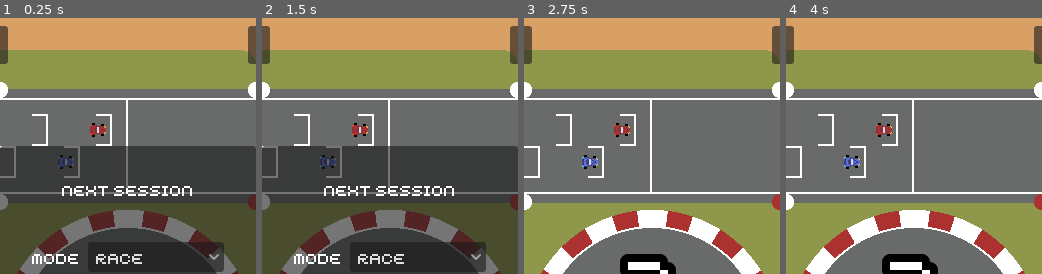
Above: before the commit, frames 1-4 (left to right).
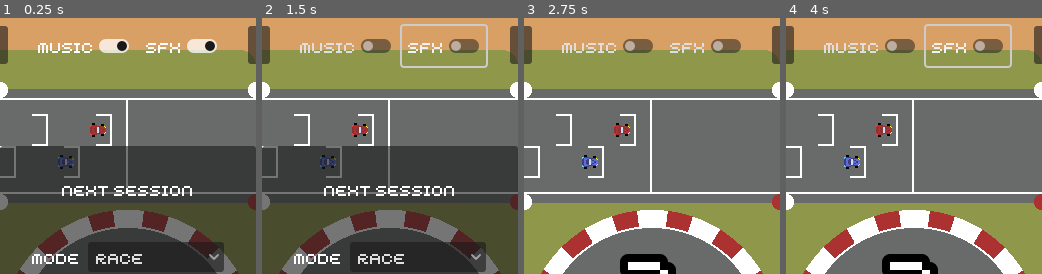
Above: after the commit, the same moments.

Repository: Alexander-Jordan/indy-500-godot
Game: Godot game, scene res://stages/main.tscn
Same seed, same stepped clock (60 frames per second), same inputs: the game is played once before the commit and once after it.
Inputs (mouse positions are % of the whole screen's width and height, from its top left):
- Up to frame 1 (0.25 s): no input
- Up to frame 2 (1.5 s): click (41, 5) at 0.5 s, where only the run after the commit has a clickable "MUSIC"; click (61, 5) at 1.25 s, where only the run after the commit has a clickable "SFX"
- Up to frame 3 (2.75 s): click "CONFIRM" at 2 s
- Up to frame 4 (4 s): click (61, 5) at 2.75 s, where only the run after the commit has a clickable "SFX"; click (61, 5) at 3.5 s, where only the run after the commit has a clickable "SFX"
The pictures show only the part of the screen within x 25-75%, y 0-50%; the shares and areas given below are measured in that part.

The runs differ from the first frame. In frame 1, 1.8% of the frame differs, in the area x 14-85%, y 8-14%; in frame 2, 2.5%, in the area x 14-89%, y 2-20%; in frame 3, 1.7%; in frame 4, 2.5%.

Commit message:
Add save system, and start using it by implementing a config for the audio, and save/load it proparly

Diff:
--- a/project.godot
+++ b/project.godot
@@ -19,6 +19,7 @@
 
 GM="*res://utilities/game_manager/game_manager.gd"
 SM="*res://utilities/session_manager/session_manager.gd"
+SS="*res://utilities/save_system/save_system.gd"
 
 [display]
 
--- a/stages/main.tscn
+++ b/stages/main.tscn
@@ -13,6 +13,7 @@
 [ext_resource type="PackedScene" uid="uid://c5g83xfmsr2l5" path="res://ui/laps/ui_laps.tscn" id="7_byaf2"]
 [ext_resource type="PackedScene" uid="uid://d3ruiod47r6xq" path="res://ui/count_down/count_down.tscn" id="10_06h8b"]
 [ext_resource type="AudioStream" uid="uid://buidtqcplq6aj" path="res://assets/music/gaming-music-8-bit-console-play-background-intro-theme-278382.mp3" id="13_1k4el"]
+[ext_resource type="PackedScene" uid="uid://b8ej8p02ra7an" path="res://ui/config/ui_config.tscn" id="13_v8qa1"]
 
 [sub_resource type="WorldBoundaryShape2D" id="WorldBoundaryShape2D_72s8x"]
 normal = Vector2(0, 1)
@@ -175,6 +176,11 @@
 [node name="UISessionSettings" parent="CanvasLayer/MarginContainer" instance=ExtResource("6_byaf2")]
 layout_mode = 2
 
+[node name="UIConfig" parent="CanvasLayer/MarginContainer" instance=ExtResource("13_v8qa1")]
+layout_mode = 2
+size_flags_horizontal = 4
+size_flags_vertical = 0
+
 [node name="AudioStreamPlayer" type="AudioStreamPlayer" parent="."]
 stream = ExtResource("13_1k4el")
 volume_db = -12.0
--- /dev/null
+++ b/ui/config/ui_config.gd
@@ -0,0 +1,29 @@
+class_name UIConfig extends Control
+
+@onready var check_button_music: CheckButton = $HBoxContainer/check_button_music
+@onready var check_button_sfx: CheckButton = $HBoxContainer/check_button_sfx
+
+var sfx_bus_index:int
+var music_bus_index:int
+
+func _ready() -> void:
+	music_bus_index = AudioServer.get_bus_index('music')
+	sfx_bus_index = AudioServer.get_bus_index('sfx')
+	AudioServer.set_bus_mute(music_bus_index, !SS.config.audio.music)
+	AudioServer.set_bus_mute(sfx_bus_index, !SS.config.audio.sfx)
+
+	check_button_music.toggled.connect(on_music_toggled)
+	check_button_sfx.toggled.connect(on_sfx_toggled)
+
+	check_button_music.set_pressed_no_signal(SS.config.audio.music)
+	check_button_sfx.set_pressed_no_signal(SS.config.audio.sfx)
+
+func on_music_toggled(toggled_on: bool) -> void:
+	SS.config.audio.music = toggled_on
+	AudioServer.set_bus_mute(music_bus_index, !toggled_on)
+	SS.save_config()
+
+func on_sfx_toggled(toggled_on: bool) -> void:
+	SS.config.audio.sfx = toggled_on
+	AudioServer.set_bus_mute(sfx_bus_index, !toggled_on)
+	SS.save_config()
--- /dev/null
+++ b/ui/config/ui_config.tscn
@@ -0,0 +1,33 @@
+[gd_scene load_steps=3 format=3 uid="uid://b8ej8p02ra7an"]
+
+[ext_resource type="Theme" uid="uid://cfpqv3k0la1oe" path="res://base_theme.tres" id="1_mghsy"]
+[ext_resource type="Script" uid="uid://p5kjctiur1cw" path="res://ui/config/ui_config.gd" id="2_mexg0"]
+
+[node name="UIConfig" type="Control"]
+layout_mode = 3
+anchors_preset = 15
+anchor_right = 1.0
+anchor_bottom = 1.0
+grow_horizontal = 2
+grow_vertical = 2
+mouse_filter = 1
+theme = ExtResource("1_mghsy")
+script = ExtResource("2_mexg0")
+
+[node name="HBoxContainer" type="HBoxContainer" parent="."]
+layout_mode = 1
+anchors_preset = 5
+anchor_left = 0.5
+anchor_right = 0.5
+offset_left = -96.0
+offset_right = 96.0
+offset_bottom = 40.0
+grow_horizontal = 2
+
+[node name="check_button_music" type="CheckButton" parent="HBoxContainer"]
+layout_mode = 2
+text = "MUSIC"
+
+[node name="check_button_sfx" type="CheckButton" parent="HBoxContainer"]
+layout_mode = 2
+text = "SFX"
--- /dev/null
+++ b/utilities/save_system/config/config_audio.gd
@@ -0,0 +1,11 @@
+class_name ConfigAudio extends Resource
+## All game audio config.
+
+#region VARIABLES
+## Is the master on?
+@export var master: bool = true
+## Is the music on?
+@export var music: bool = true
+## Is the SFX on?
+@export var sfx: bool = true
+#endregion
--- /dev/null
+++ b/utilities/save_system/config/config_data.gd
@@ -0,0 +1,7 @@
+class_name ConfigData extends Resource
+## All game config data.
+
+#region VARIABLES
+## The audio config.
+@export var audio: ConfigAudio = ConfigAudio.new()
+#endregion
--- /dev/null
+++ b/utilities/save_system/save_system.gd
@@ -0,0 +1,54 @@
+class_name SaveSystem extends Node
+## The global save system.
+##
+## A simple global system for saving data.[br]
+## This should be added as a global script named [param SaveSystem].[br]
+## It's then reachable by all other components under that name.
+
+#region CONSTANTS
+## Name of the config file.
+const CONFIG_FILE_PATH: String = 'user://config_data.tres'
+## Name of the stats file.
+const STATS_FILE_PATH: String = 'user://stats_data.tres'
+#endregion
+
+#region VARIABLES
+## In-game configs data.
+var config: ConfigData = ConfigData.new()
+## In-game stats data.
+var stats: StatsData = StatsData.new()
+#endregion
+
+#region FUNCTIONS
+func _ready() -> void:
+	load_stats()
+	load_config()
+
+	stats.game_booted_count += 1
+	save_stats()
+
+func _notification(what):
+	# make sure to always save before closing down the game
+	# NOTIFICATION_WM_GO_BACK_REQUEST is used for an android back-button
+	if what == NOTIFICATION_WM_CLOSE_REQUEST or what == NOTIFICATION_WM_GO_BACK_REQUEST:
+		save_stats()
+		get_tree().quit()
+
+## Saves the stats data.
+func save_stats():
+	ResourceSaver.save(stats, STATS_FILE_PATH)
+
+## Saves the config data.
+func save_config():
+	ResourceSaver.save(config, CONFIG_FILE_PATH)
+
+## Loads the stats data.
+func load_stats():
+	if ResourceLoader.exists(STATS_FILE_PATH):
+		stats = ResourceLoader.load(STATS_FILE_PATH).duplicate(true)
+
+## Loads the config data.
+func load_config():
+	if ResourceLoader.exists(CONFIG_FILE_PATH):
+		config = ResourceLoader.load(CONFIG_FILE_PATH).duplicate(true)
+#endregion
--- /dev/null
+++ b/utilities/save_system/stats_data.gd
@@ -0,0 +1,13 @@
+class_name StatsData extends Resource
+## All game stats data.
+
+#region VARIABLES
+## How many times has the game been booted?
+@export var game_booted_count: int = 0
+## How many times has a race session been started?
+@export var race_count: int = 0
+## How many times has a time trial session been started?
+@export var time_trial_count: int = 0
+## The best lap.
+@export var best_lap: Lap = null
+#endregion
Not shown: 1 places in stages/main.tscn that only renumber resources
Not shown, added: ui/config/ui_config.gd.uid
Not shown, added: utilities/save_system/config/config_audio.gd.uid
Not shown, added: utilities/save_system/config/config_data.gd.uid
Not shown, added: utilities/save_system/save_system.gd.uid
Not shown, added: utilities/save_system/stats_data.gd.uid
